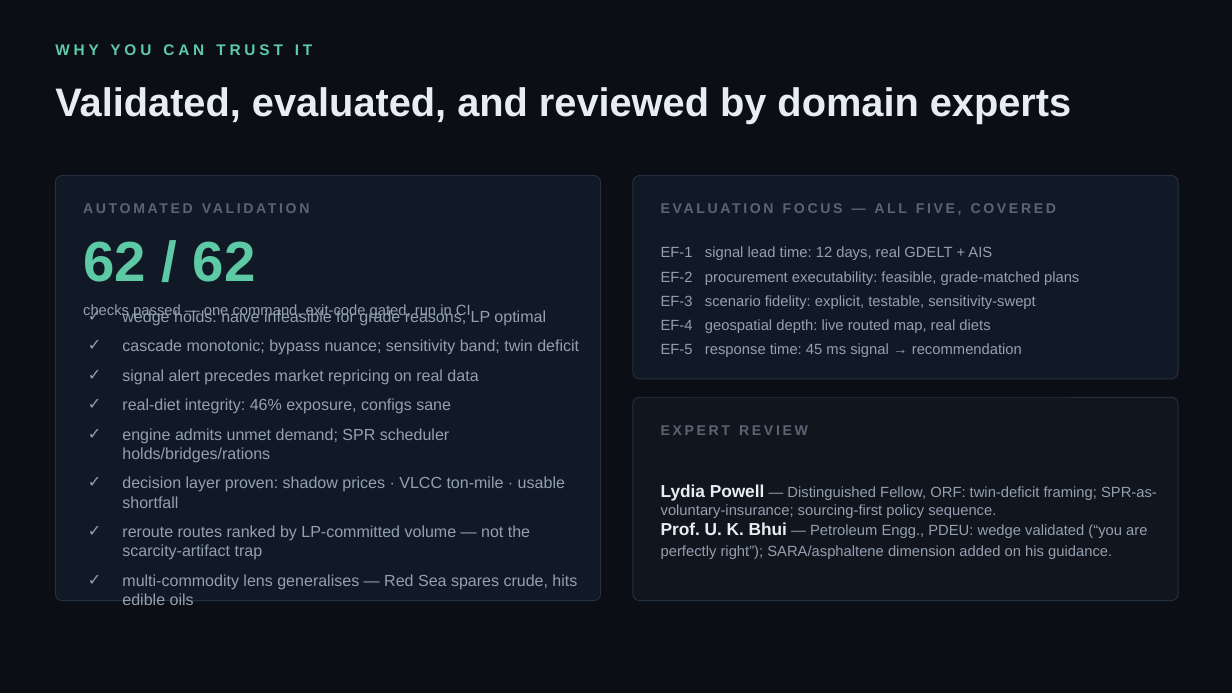
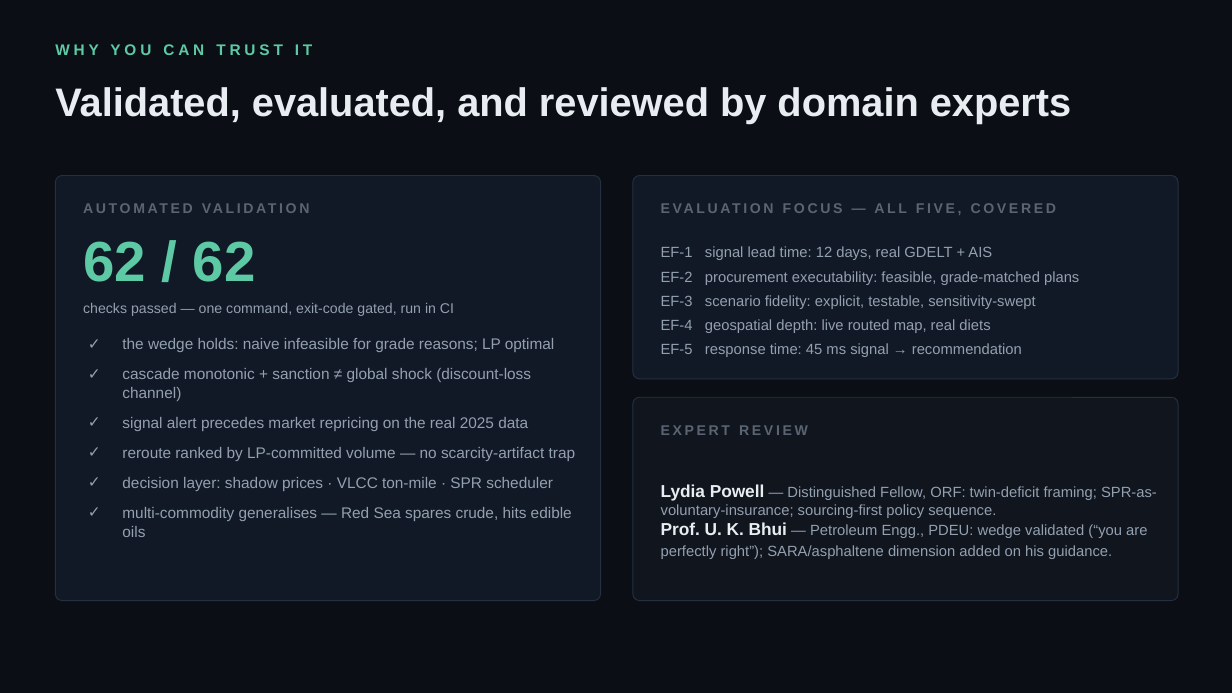
Before and after one commit to PureGenius369/Karnadhar, a slide deck: slide 11 of deliverables/KARNADHAR_Deck.pptx. Drawn at 1232x693 pixels with LibreOffice and Linux fonts; fonts in the diff are those of the drawing. Boxes give left, top, right and bottom in pixels: in the first picture for what was removed or moved away, otherwise in the second. Text is boxed around its words. In the diff, an @@ line names an element or a change of style, - is before the commit and + after.

```diff
--- a/deliverables/KARNADHAR_Deck.pptx
+++ b/deliverables/KARNADHAR_Deck.pptx
@@ text "checks passed — one command, ..." at <box>83,303,454,316</box>: size 11.5 to 11 pt @@
@@ text "the wedge holds: naive infeasible ..." at <box>122,338,575,537</box>: vertical alignment middle to top @@
@@ text at <box>122,338,575,537</box>: text changed; size 12.5 to 12 pt @@
-✓ wedge holds: naive infeasible for grade reasons, LP optimal
-✓ cascade monotonic; bypass nuance; sensitivity band; twin deficit
-✓ signal alert precedes market repricing on real data
-✓ real-diet integrity: 46% exposure, configs sane
-✓ engine admits unmet demand; SPR scheduler holds/bridges/rations
-✓ decision layer proven: shadow prices · VLCC ton-mile · usable shortfall
-✓ reroute routes ranked by LP-committed volume — not the scarcity-artifact trap
-✓ multi-commodity lens generalises — Red Sea spares crude, hits edible oils
+✓ the wedge holds: naive infeasible for grade reasons; LP optimal
+✓ cascade monotonic + sanction ≠ global shock (discount-loss channel)
+✓ signal alert precedes market repricing on the real 2025 data
+✓ reroute ranked by LP-committed volume — no scarcity-artifact trap
+✓ decision layer: shadow prices · VLCC ton-mile · SPR scheduler
+✓ multi-commodity generalises — Red Sea spares crude, hits edible oils
```
Also in this commit, not shown: 2 other slides changed, 14 other files.
